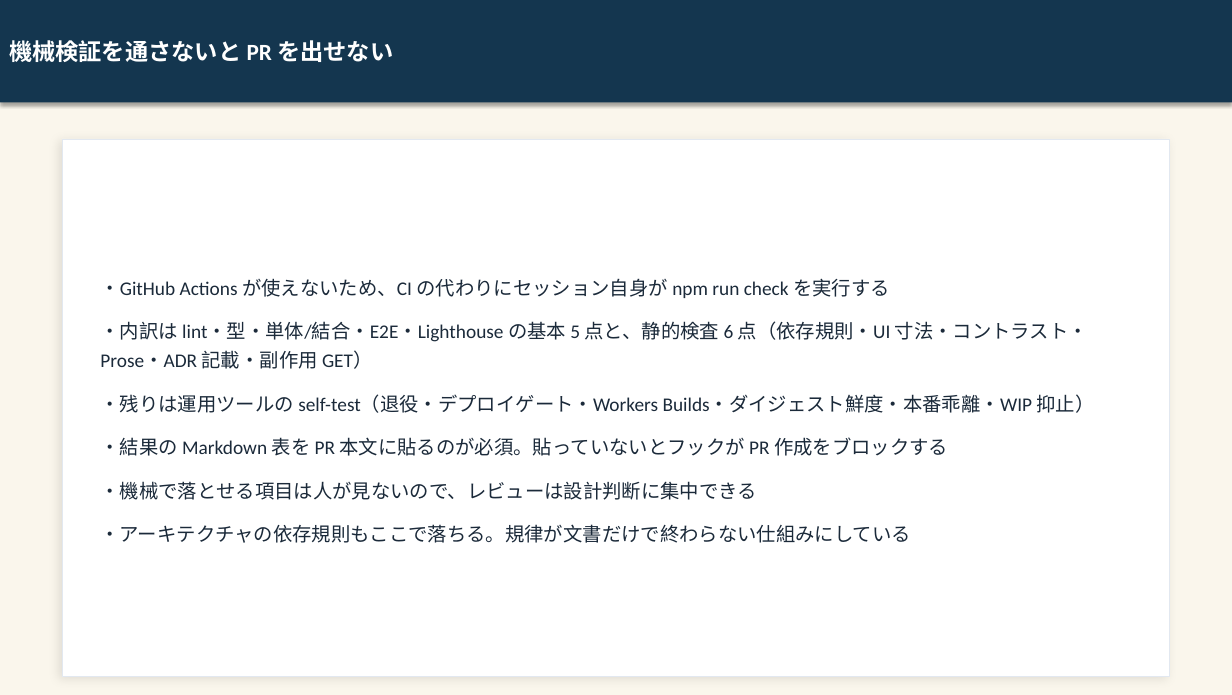
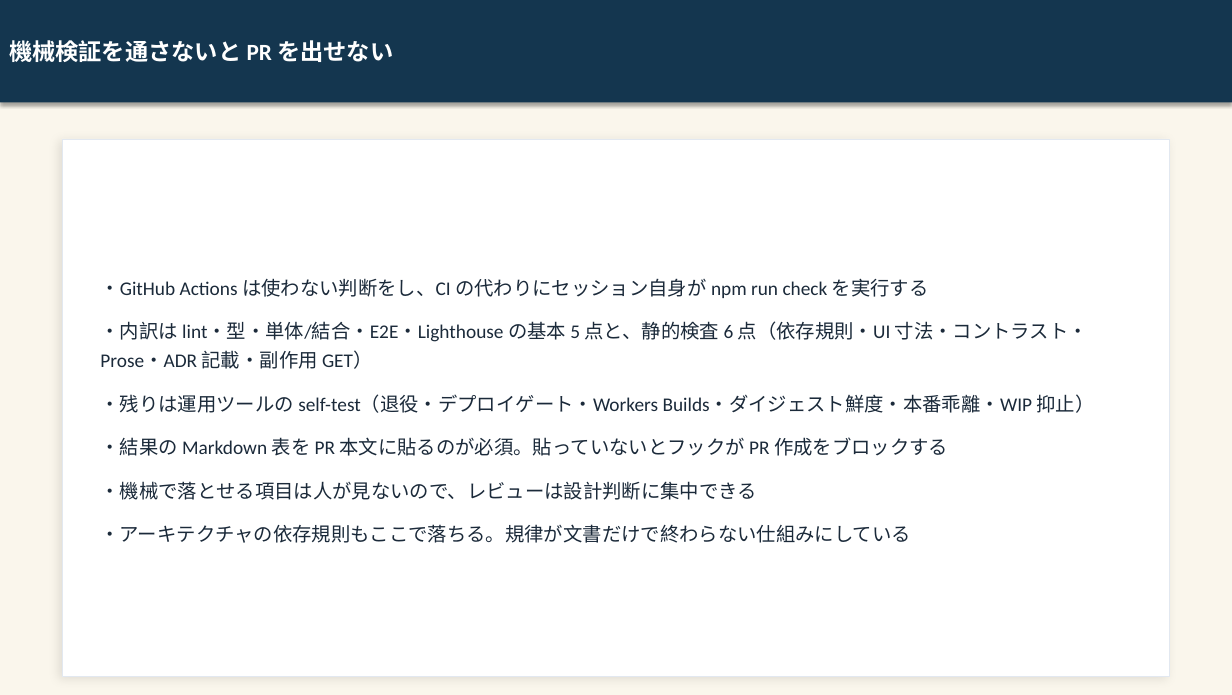
Before and after one commit to kai-kou/gem-hunter, a slide deck: slide 12 of content/slides/project-explanation-20260822/output/gem-hunter_text.pptx. Drawn at 1232x695 pixels with LibreOffice and Linux fonts; fonts in the diff are those of the drawing. Boxes give left, top, right and bottom in pixels: in the first picture for what was removed or moved away, otherwise in the second. Text is boxed around its words. In the diff, an @@ line names an element or a change of style, - is before the commit and + after.

```diff
--- a/content/slides/project-explanation-20260822/output/gem-hunter_text.pptx
+++ b/content/slides/project-explanation-20260822/output/gem-hunter_text.pptx
@@ text at [100,278,929,298]: text changed @@
-・GitHub Actions が使えないため、CI の代わりにセッション自身が npm run check を実行する
+・GitHub Actions は使わない判断をし、CI の代わりにセッション自身が npm run check を実行する
```
Also in this commit, not shown: 2 other slides changed, 1 slide removed, 7 other files.
